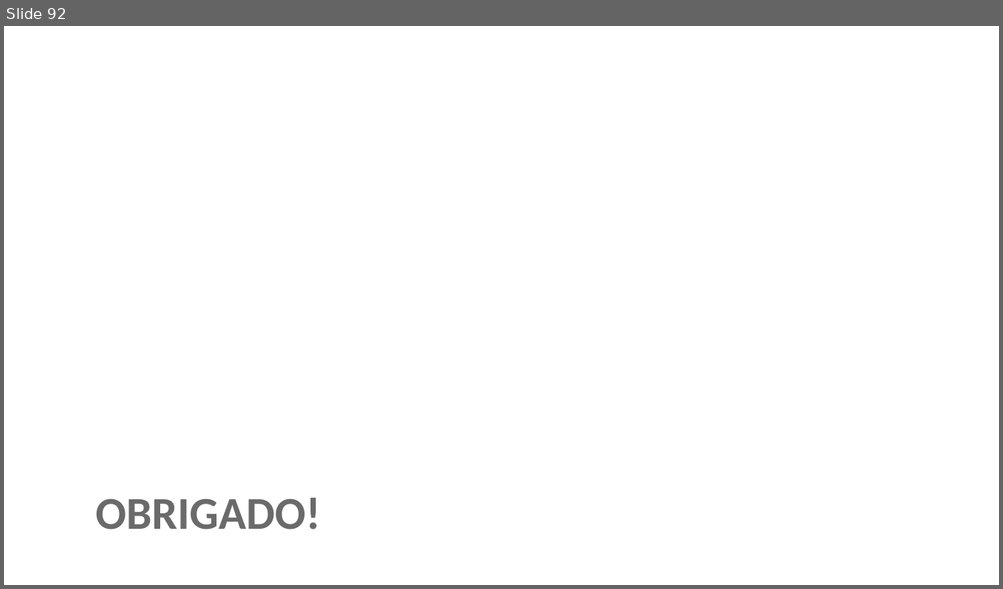
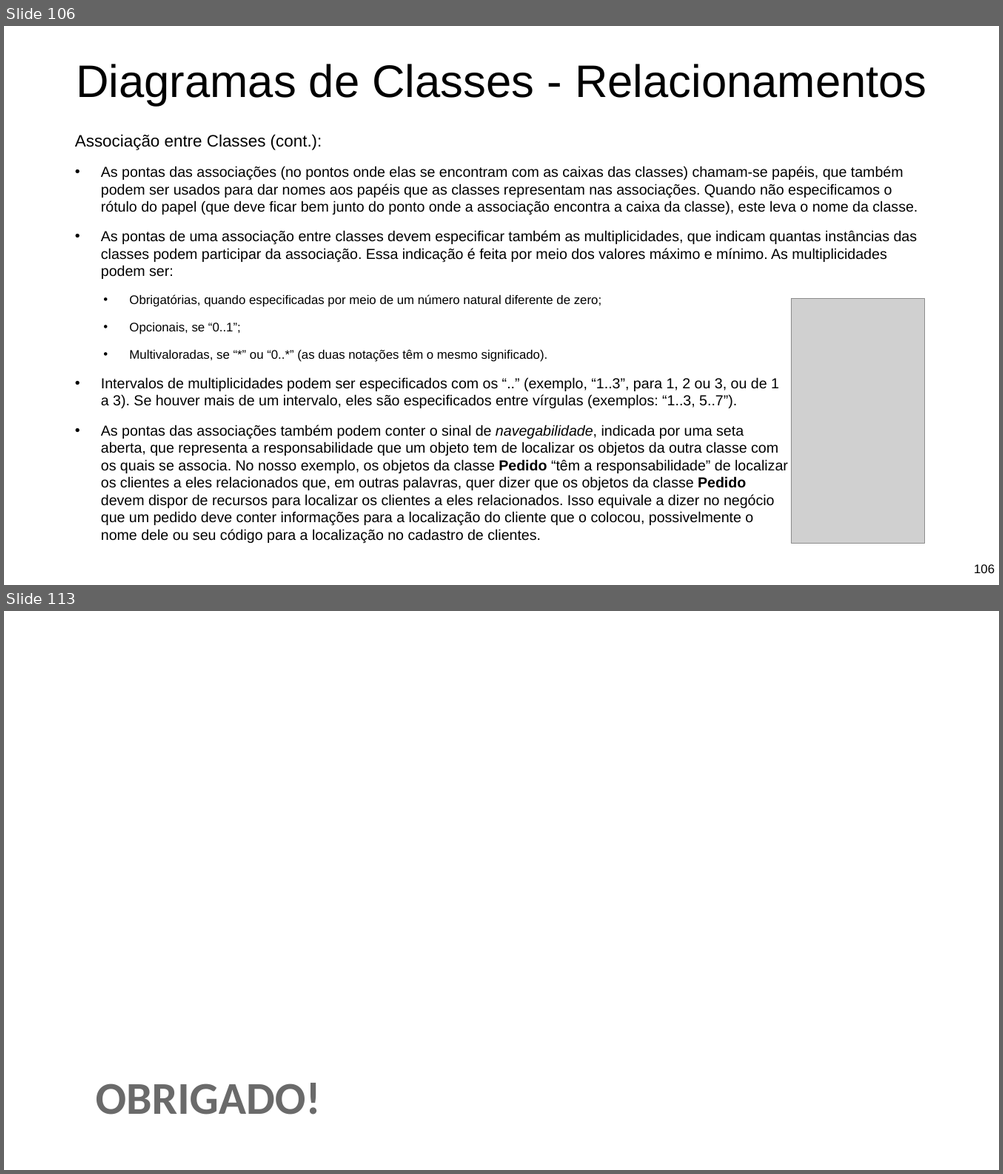
Before and after one commit to Pedrorocha13/2021.1-progoo, a slide deck: materiais/slides.pptx. Shown one above the other, each under a label of ours: slide 92 before the commit, slides 106 and 113 after it; the slides between them are not shown. The pictures are 1003x589 and 1003x1174 pixels, drawn with LibreOffice and Linux fonts; fonts in the diff are those of the drawing; grey boxes stand for pictures; background and template pictures are left out. Boxes give left, top, right and bottom in pixels: in the first picture for what was removed or moved away, otherwise in the second. Text is boxed around its words. In the diff, an @@ line names an element or a change of style, - is before the commit and + after.

```diff
--- a/materiais/slides.pptx
+++ b/materiais/slides.pptx
@@ slide 106 added at (x1=4, y1=26, x2=999, y2=585), background picture (left out) @@
@@ title added at (x1=76, y1=64, x2=927, y2=106), 88 pt, text #000000 @@
+Diagramas de Classes - Relacionamentos
@@ text added at (x1=75, y1=134, x2=917, y2=543), 28 pt, text #000000 @@
+Associação entre Classes (cont.):
+  • As pontas das associações (no pontos onde elas se encontram com as caixas das classes) chamam-se papéis, que também podem ser usados para dar nomes aos papéis que as classes representam nas associações. Quando não especificamos o rótulo do papel (que deve ficar bem junto do ponto onde a associação encontra a caixa da classe), este leva o nome da classe.
+  • As pontas de uma associação entre classes devem especificar também as multiplicidades, que indicam quantas instâncias das classes podem participar da associação. Essa indicação é feita por meio dos valores máximo e mínimo. As multiplicidades podem ser:
+    • Obrigatórias, quando especificadas por meio de um número natural diferente de zero;
+    • Opcionais, se “0..1”;
+    • Multivaloradas, se “*” ou “0..*” (as duas notações têm o mesmo significado).
+  • Intervalos de multiplicidades podem ser especificados com os “..” (exemplo, “1..3”, para 1, 2 ou 3, ou de 1
+    a 3). Se houver mais de um intervalo, eles são especificados entre vírgulas (exemplos: “1..3, 5..7”).
+  • As pontas das associações também podem conter o sinal de navegabilidade, indicada por uma seta
+    aberta, que representa a responsabilidade que um objeto tem de localizar os objetos da outra classe com
+    os quais se associa. No nosso exemplo, os objetos da classe Pedido “têm a responsabilidade” de localizar
+    os clientes a eles relacionados que, em outras palavras, quer dizer que os objetos da classe Pedido
+    devem dispor de recursos para localizar os clientes a eles relacionados. Isso equivale a dizer no negócio
+    que um pedido deve conter informações para a localização do cliente que o colocou, possivelmente o
+    nome dele ou seu código para a localização no cadastro de clientes.
@@ picture added at (x1=791, y1=298, x2=925, y2=543) @@
@@ page number added at (x1=973, y1=565, x2=994, y2=574), 24 pt, text #000000 @@
+106
@@ what was slide 92 is now slide 113 @@
```
Also in this commit, not shown: 2 slides changed, 20 other slides added, 1 other file.
